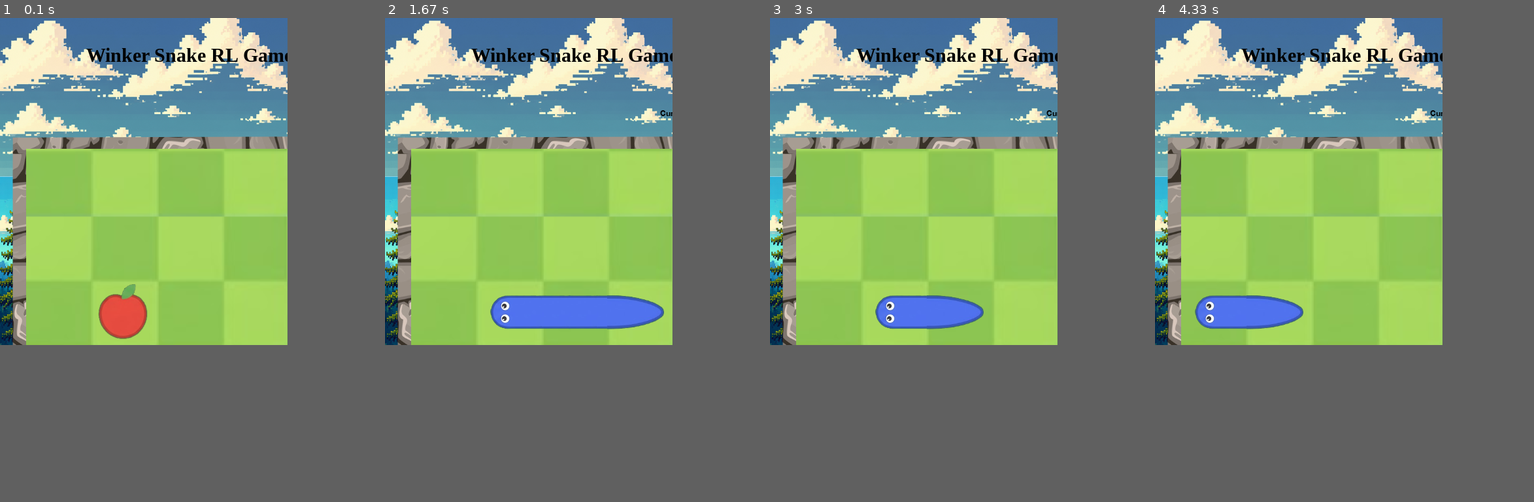
Above: before the commit, frames 1-4 (left to right).
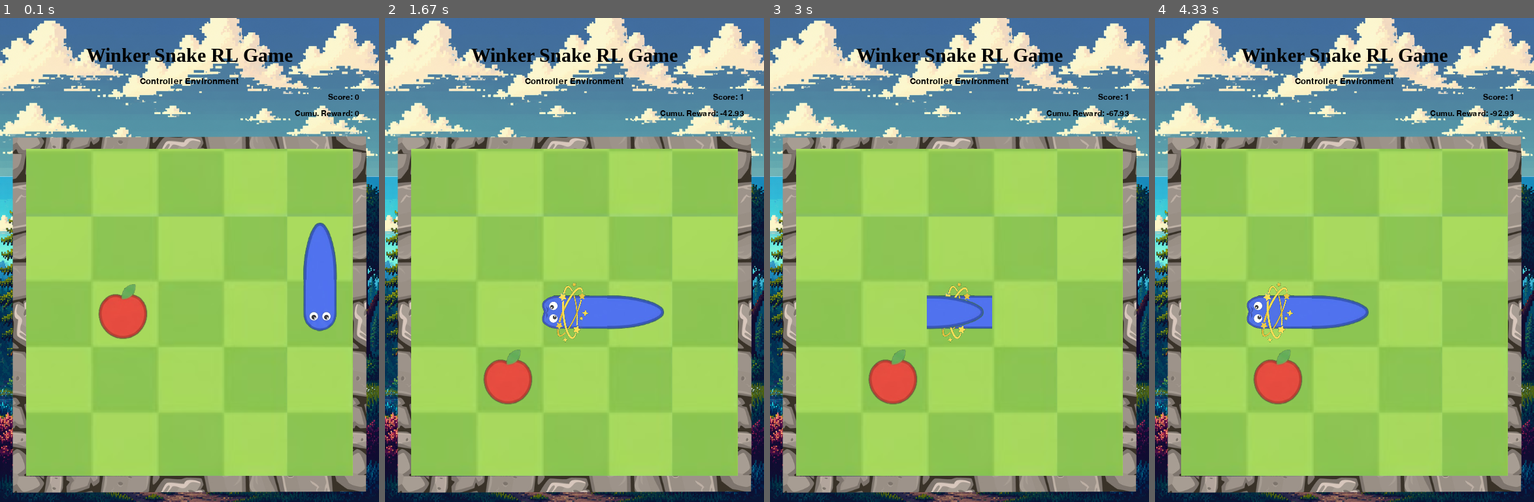
Above: after the commit, the same moments.

Repository: RohanSali/Learning-Projects
Game: pygame game, started from Winking Snake RL/debug.py
The game is run twice, just before and just after one commit, with the same random seed, the same clock (stepped at 60 frames per second) and the same inputs.
Inputs:
- Up to frame 1 (0.1 s): no input
- Up to frame 2 (1.67 s): hold Right 0.33-0.8 s; hold Up 0.83-1.18 s; tap W at 0.9, 1.28 s; hold Right from 1.22 s (still down)
- Up to frame 3 (3 s): release Right at 1.82 s; hold Left 1.85-2.62 s; tap W at 1.92, 2.72 s; hold Left from 2.65 s (still down)
- Up to frame 4 (4.33 s): release Left at 3.53 s
The window is 440x500 before the commit and 580x740 after it. Grey fills any space a smaller window leaves; there, only what the larger window draws over its background counts as a difference.

The runs differ from the first frame. In frame 1, 35% of the frame differs, in the area x 0-100%, y 0-100%; in frame 2, 35%; in frame 3, 35%; in frame 4, 36%.

Commit message:
Displaying Wink and Collided Snake in Pygame Visualizer is Updated, Saving Last Frame of Training is Implemented and Agent Parameters generalized to Grid Layout!

Diff:
--- a/Winking Snake RL/debug.py
+++ b/Winking Snake RL/debug.py
@@ -7,13 +7,10 @@
     sys.path.insert(0, str(ROOT_DIR))
 
 from environment.snake_env import WinkerSnake
-from visualizer.pygame_visualizer import Visualizer, GRID_SIZE, GRID_LOC
+from visualizer.pygame_visualizer import Visualizer, GRID_SIZE, GRID_LOC, WIN_HEIGHT, WIN_WIDTH
 
 GRID_NAME = "Grid_5.png"
 GRID_LAYOUT = (5, 5)
-
-WIN_WIDTH = 440
-WIN_HEIGHT = 500
 
 # Keyboard -> action mapping. Actions are relative to current facing
 # (ahead/right/left), not absolute grid directions, so Up always means
@@ -58,7 +55,7 @@
         win_height=WIN_HEIGHT
     )
     visualizer.init()
-    visualizer.render(env.grid, env.apples, env.snake, score=0, cumulative_reward=0)
+    visualizer.render(env.grid, env.apples, env.snake, score=0, cumulative_reward=0, label="Controller Environment")
 
     cumulative_reward = 0.0
     step_count = 0
@@ -99,7 +96,7 @@
         print()
 
         score = env.env_message("score")
-        visualizer.render(env.grid, env.apples, env.snake, score=score, cumulative_reward=cumulative_reward)
+        visualizer.render(env.grid, env.apples, env.snake, score=score, cumulative_reward=cumulative_reward, label="Controller Environment", terminal=terminal, action_taken=action)
 
     if terminal:
         print("=== Episode ended ===")
--- a/Winking Snake RL/environment/snake.py
+++ b/Winking Snake RL/environment/snake.py
@@ -62,6 +62,8 @@
 
     def move_head(self):
         """Move head one step in its current direction."""
+        self.head.last_pos = self.head.position.copy()
+
         if self.head.facing == 0:      # Up
             self.head.position[1] -= 1
         elif self.head.facing == 1:    # Right
@@ -73,17 +75,20 @@
 
     def ahead(self):
         self.move_body()
+        self.head.last_facing = self.head.facing
         self.move_head()
         self.head.whichTurn = 0
 
     def right(self):
         self.move_body()
+        self.head.last_facing = self.head.facing
         self.head.facing = (self.head.facing + 1) % 4  # Look towards Right
         self.move_head()
         self.head.whichTurn = 1
 
     def left(self):
         self.move_body()
+        self.head.last_facing = self.head.facing
         self.head.facing = (self.head.facing - 1) % 4  # Look towards Left
         self.move_head()
         self.head.whichTurn = 2
--- a/Winking Snake RL/test.py
+++ b/Winking Snake RL/test.py
@@ -22,7 +22,7 @@
 }
 
 NUM_EPISODES = 5
-FPS = 10
+FPS = 15
 
 
 def main():
@@ -50,7 +50,7 @@
         running = True
         label = f"Testing model with {model_name}"
 
-        visualizer.render(env.grid, env.apples, env.snake, env.nodes_added, cumulative_reward, label)
+        visualizer.render(env.grid, env.apples, env.snake, env.nodes_added, cumulative_reward, label, terminal)
 
         while running and not terminal:
             visualizer.tick()
@@ -63,7 +63,7 @@
             cumulative_reward += reward
             step_count += 1
 
-            visualizer.render(env.grid, env.apples, env.snake, env.nodes_added, cumulative_reward, label)
+            visualizer.render(env.grid, env.apples, env.snake, env.nodes_added, cumulative_reward, label, terminal, action)
 
         print(
             f"Episode {episode}: steps={step_count}  "
--- a/Winking Snake RL/train.py
+++ b/Winking Snake RL/train.py
@@ -21,10 +21,13 @@
 MODELS_DIR = ROOT_DIR / "models"
 MODELS_DIR.mkdir(exist_ok=True)
 
+RESULTS_DIR = ROOT_DIR / "results"
+RESULTS_DIR.mkdir(exist_ok=True)
+
 # Training toggle
 HEADLESS = False          # True → no window, maximum speed and  False → live game + graph panel
 
-DEMO_FPS = 5             # FPS for the post-checkpoint greedy demo
+DEMO_FPS = 15             # FPS for the post-checkpoint greedy demo
 TRAIN_FPS = 0             # 0 = uncapped during live training episodes
 
 ENV_INFO = {
@@ -34,7 +37,9 @@
     "apple_count": 1,
 }
 
+
 GRID_NAME = f"Grid_{ENV_INFO['grid_layout'][0]}.png"
+CELLS = ENV_INFO['grid_layout'][0] * ENV_INFO['grid_layout'][1]
 
 AGENT_INFO = {
     "state_size": 13,
@@ -44,11 +49,11 @@
     "gamma": 0.99,
     "epsilon_start": 1.0,
     "epsilon_end": 0.05,
-    "epsilon_decay_steps": 20_000,
-    "buffer_capacity": 50_000,
+    "epsilon_decay_steps": 300 * CELLS,
+    "buffer_capacity": max(50_000, 100 * CELLS),
     "batch_size": 64,
-    "min_buffer_size": 1_000,
-    "target_sync_every": 500,
+    "min_buffer_size": max(1000, 10 * CELLS),
+    "target_sync_every": max(500, CELLS),
     "seed": 0,
 }
 
@@ -116,6 +121,7 @@
 
         rl_step_result = rl_glue.rl_step()
         is_terminal = rl_step_result[3]
+        action_taken = rl_glue.last_action
 
         epsilon = rl_glue.rl_agent_message("epsilon")
         score = rl_glue.rl_env_message("score")
@@ -125,6 +131,7 @@
             score, rl_glue.total_reward,
             episode_returns, epsilon,
             episode, num_episodes, print_every,
+            is_terminal, action_taken
         )
 
     return rl_glue.rl_return()
@@ -161,6 +168,7 @@
             env.grid, env.apples, env.snake,
             score, round(cumulative_reward, 2),
             episode_label=f"GREEDY DEMO  step {step + 1}/{max_steps}",
+            terminal=terminal, action_taken=action
         )
         step += 1
 
@@ -242,6 +250,13 @@
     print(f"\nModel saved  → {model_path}")
     print(f"Log updated  → {MODELS_DIR / 'trained_model_log.csv'}")
 
+    # Save the last frame
+    if not HEADLESS and visualizer is not None:
+        model_name_no_ext = model_name.replace(".pt", "")
+        frame_path = RESULTS_DIR / f"result_{model_name_no_ext}.png"
+        visualizer.save_frame(str(frame_path))
+        print(f"Last frame saved → {frame_path}")
+
     rl_glue.rl_cleanup()
 
     if visualizer is not None:
--- a/Winking Snake RL/visualizer/pygame_visualizer.py
+++ b/Winking Snake RL/visualizer/pygame_visualizer.py
@@ -237,6 +237,8 @@
             pygame.transform.scale(pygame.image.load(os.path.join(IMG_DIR, "Body.png")), cs),
             pygame.transform.scale(pygame.image.load(os.path.join(IMG_DIR, "RightTurn.png")), cs),
             pygame.transform.scale(pygame.image.load(os.path.join(IMG_DIR, "LeftTurn.png")), cs),
+            pygame.transform.scale(pygame.image.load(os.path.join(IMG_DIR, "Wink.png")), cs),
+            pygame.transform.scale(pygame.image.load(os.path.join(IMG_DIR, "Collide.png")), cs),
         ]
         self.apple_img = pygame.transform.scale(pygame.image.load(os.path.join(IMG_DIR, "Apple.png")), cs)
 
@@ -266,7 +268,7 @@
             self.clock.tick(fps)
 
     def _draw_game_view(self, grid, apples, snake, score,
-                        cumulative_reward, label: str = ""):
+                        cumulative_reward, label, terminal, action_taken):
         """
         Blit the game background, grid, apples and snake onto self.win.
         Scores are positioned inside the left WIN_WIDTH-px column.
@@ -301,20 +303,33 @@
 
         # Snake
         for i in range(snake.length):
+            if terminal:
+                if snake.length>2 and i == 1:
+                    continue
+
             node_type = snake.nodes[i].nodeType
             position = snake.nodes[i].position
-            x, y = grid.get_location(position[0], position[1])
             face = snake.nodes[i].facing
 
             idx = node_type
-            if node_type == 2:
+            if node_type == 0:
+                if action_taken == 3:
+                    idx = 5
+                if terminal:
+                    idx = 6
+                    position = snake.nodes[i].last_pos
+                    face = snake.nodes[i].last_facing
+            elif node_type == 2:
                 turn = snake.nodes[i - 1].whichTurn
                 if turn == 1:
                     idx = 3
                 elif turn == 2:
                     idx = 4
             elif node_type == 1:
-                face = snake.nodes[i - 1].facing
+                if terminal and snake.length==2:
+                    position = snake.nodes[i].last_pos
+                else:
+                    face = snake.nodes[i - 1].facing
 
             image = self.snake_imgs[idx]
 
@@ -326,25 +341,30 @@
             elif face == 3:
                 rotation = 90  # 270 deg anti-clockwise
             rotated_image = pygame.transform.rotate(image, rotation)
+
+            x, y = grid.get_location(position[0], position[1])
+
             new_rect = rotated_image.get_rect(
                 center=image.get_rect(topleft=(x, y)).center
             )  # keep centered correctly after rotation
 
             self.win.blit(rotated_image, new_rect.topleft)
 
-    def render(self, grid, apples, snake, score, cumulative_reward, label = ""):
+
+    def render(self, grid, apples, snake, score, cumulative_reward, label = "", terminal: bool = False, action_taken: int = 0):
         """
         Original game-only render (debug.py / test.py compatible).
         Window size should be WIN_WIDTH x WIN_HEIGHT.
         """
         if not self._initialized:
             self.init()
-        self._draw_game_view(grid, apples, snake, score, cumulative_reward, label)
+        self._draw_game_view(grid, apples, snake, score, cumulative_reward, label, action_taken, terminal)
         pygame.display.update()
 
     def render_training(self, grid, apples, snake, score, cumulative_reward,
                         episode_returns: list, epsilon: float,
-                        episode: int, num_episodes: int, print_every: int):
+                        episode: int, num_episodes: int, print_every: int,
+                        terminal: bool = False, action_taken: int = 0):
         """
         Training render: game on the left, live reward graph on the right.
         Requires win_width >= TRAINING_WIN_WIDTH.
@@ -352,7 +372,7 @@
         if not self._initialized:
             self.init()
         self._draw_game_view(grid, apples, snake, score, cumulative_reward,
-                              label="Training Phase")
+                              label="Training Phase", action_taken=action_taken, terminal=terminal)
         if self._graph_panel is not None:
             self._graph_panel.draw(
                 self.win, episode_returns, epsilon,
@@ -360,7 +380,7 @@
         pygame.display.update()
 
     def render_demo(self, grid, apples, snake, score, cumulative_reward,
-                    episode_label: str = ""):
+                    episode_label: str = "", terminal: bool = False, action_taken: int = 0):
         """
         Demo render: game view with an optional banner label at the top.
         Used for post-checkpoint greedy playthroughs.
@@ -368,9 +388,13 @@
         if not self._initialized:
             self.init()
         self._draw_game_view(grid, apples, snake, score, cumulative_reward,
-                             label=episode_label)
+                             episode_label, action_taken, terminal)
         pygame.display.update()
 
+    def save_frame(self, filepath: str):
+        """Save the current window surface to an image file."""
+        if self._initialized and self.win is not None:
+            pygame.image.save(self.win, filepath)
 
     def close(self):
         if self._initialized:
Binary file added: Winking Snake RL/imgs/Collide.png
Binary file added: Winking Snake RL/imgs/Wink.png
